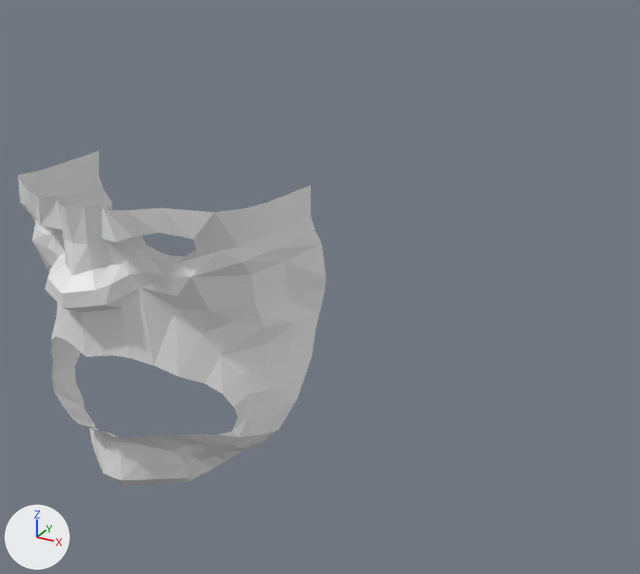
What one commit did to the Blender file Models/Main character/untitled.blend.
The view is the same before and after, from a 50 mm lens placed at (6.9, -13.82, 29.58), pointed at (-0.1, -1.1, 23.22). The axes (+X, +Y, +Z) are drawn at lower left. The lights are the same throughout.
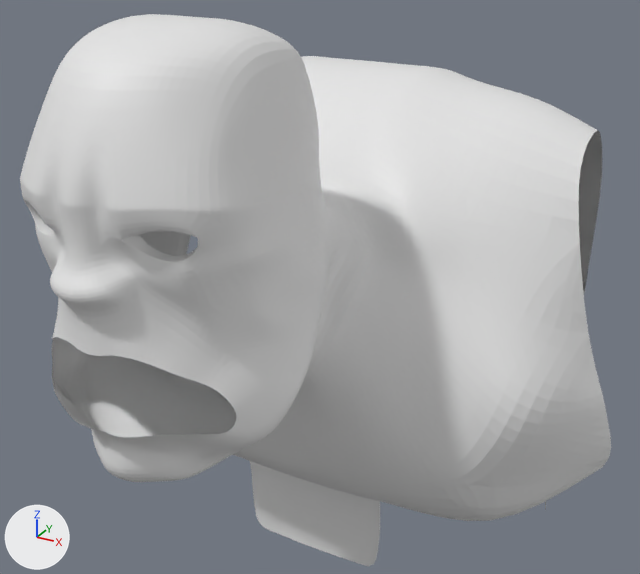
The change, as JSON lines over the scene's bpy script:
```json
{"block": "me_plane", "where": "# used by ob_plane; location = (-0.03, -0.67, 7.43); rotation_euler = (1.571, 0.0, 0.0), in degrees (90, 0, 0)"}
{"op": "remove", "block": "me_plane", "code": "me_plane.from_pydata(...)  # 167 vertices, 128 faces, 1 loose edge; spans x 0.0..1.83, y 15.01..19.09, z 3.7..6.57"}
{"op": "add", "block": "me_plane", "code": "me_plane.from_pydata(...)  # 463 vertices, 405 faces, 1 loose edge; spans x 0.0..5.29, y 10.18..20.91, z -5.49..6.57"}
{"block": "me_plane", "change": "me_plane part 1"}
{"block": "me_plane", "change": "1 vertex moves from x 0.0, y 15.01, z 5.89 to x 0.0, y 15.03, z 5.79"}
{"block": "me_plane", "change": "265 vertices are added at x 0.0..5.29, y 10.18..20.91, z -5.49..6.37"}
{"block": "me_plane", "change": "8 new vertices lie (0.27, 0.0, 0.01) away from vertices in x 0.0, y 17.88..19.63, z -2.45..2.48"}
{"block": "me_plane", "change": "5 new vertices lie (0.31, 0.0, 0.04) away from vertices in x 0.27, y 17.88..19.47, z -2.44..2.43"}
{"block": "me_plane", "change": "7 new vertices lie (0.0, 1.43, 0.33) away from vertices in x 0.0..2.08, y 12.14..12.34, z -5.1..-4.67"}
{"block": "me_plane", "change": "5 new vertices lie (0.0, 1.38, 0.42) away from vertices in x 0.0..2.08, y 15.13..15.33, z -4.64..-4.21"}
{"block": "me_plane", "change": "6 new vertices lie (0.36, 0.0, 0.01) away from vertices in x 0.0, y 10.18..14.61, z 0.67..2.71"}
{"block": "me_plane", "change": "277 new faces join them"}
{"op": "add", "block": "ob_plane", "code": "_m = ob_plane.modifiers.new('Subsurf', 'SUBSURF')"}
{"op": "add", "block": "ob_plane", "code": "_m.levels = 2"}
```

Changed parts and their boxes (x1, y1, x2, y2) in the pictures (640 x 574 px):
```json
{"object": "Plane", "change": "reshaped, modifiers changed", "before": [18, 151, 326, 487], "after": [20, 14, 611, 566], "on screen": "92% wider, 64% taller"}
{"part": 1, "of": "me_plane", "change": "built on", "before": [103, 473, 137, 486], "after": [20, 14, 611, 566]}
```
